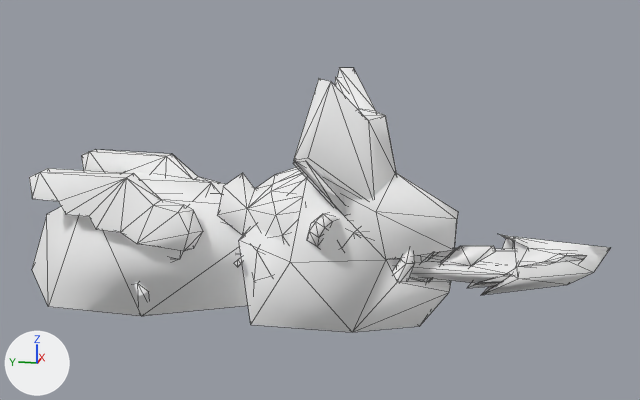
A saved change to the glTF model docs/models/weapons/w04/102.glb.
Before and after are seen from a 50 mm camera at (-3.25, -0.82, 0.81) aimed at (0.02, -0.16, -0.01). Every picture has the same lights, and +X, +Y and +Z are marked at lower left. The picture after the commit comes second. Mesh edges are drawn as thin lines. Vertices at exactly the same position are counted once.

Script lines for the objects in view, before the commit:
```python
me_group_0 = bpy.data.meshes.new('Group[0]')
me_group_0.from_pydata(...)  # 598 vertices, 1119 faces; spans x -0.3..0.3, y -0.64..1.01, z -0.45..0.45
# faces by material slot: [897, 222]
me_group_0.materials.append(mat_xfb__e1_m00_hbg102_env)  # white #ffffff
me_group_0.materials.append(mat_xfb__e0_m00_hbg102_env)  # white #ffffff
me_group_1 = bpy.data.meshes.new('Group[1]')
me_group_1.from_pydata(...)  # 194 vertices, 243 faces; spans x -0.132..0.132, y -1.247..-0.353, z -0.344..-0.099
# faces by material slot: [155, 88]
me_group_1.materials.append(mat_xfb__e1_m00_hbg102_env)  # white #ffffff
me_group_1.materials.append(mat_xfba0__m00_hbg102_emia)  # white #ffffff
me_group_2 = bpy.data.meshes.new('Group[2]')
me_group_2.from_pydata(...)  # 69 vertices, 102 faces; spans x -0.323..0.298, y -0.548..-0.121, z -0.073..0.486
# faces by material slot: [87, 15]
me_group_2.materials.append(mat_xfb__e1_m00_hbg102_env)  # white #ffffff
me_group_2.materials.append(mat_xfba0__m00_hbg102_emia)  # white #ffffff
ob_group_0 = bpy.data.objects.new('Group[0]', me_group_0)
ob_group_0.location = (0.0, 0.0, 0.0)
ob_group_1 = bpy.data.objects.new('Group[1]', me_group_1)
ob_group_1.location = (0.0, 0.0, 0.0)
ob_group_2 = bpy.data.objects.new('Group[2]', me_group_2)
ob_group_2.location = (0.0, 0.0, 0.0)
# also in view: 'Group[100]' at (0.02, 0.2, 0.0)
```
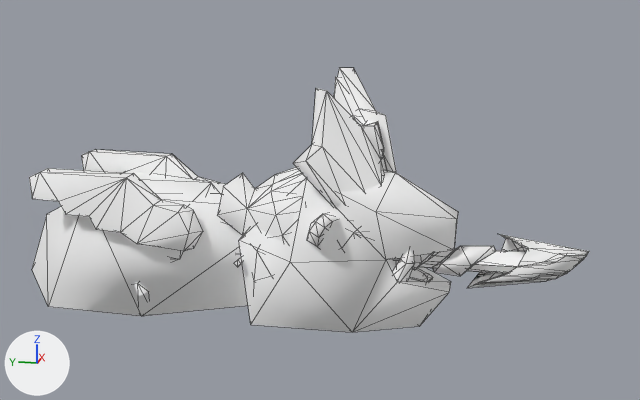
Patch to the scene script:
```diff
--- a/docs/models/weapons/w04/102.glb.py
+++ b/docs/models/weapons/w04/102.glb.py
@@ me_group_1 @@
 # used by ob_group_1; location = (0.0, 0.0, 0.0)
-me_group_1.from_pydata(...)  # 194 vertices, 243 faces; spans x -0.132..0.132, y -1.247..-0.353, z -0.344..-0.099
+me_group_1.from_pydata(...)  # 178 vertices, 217 faces; spans x -0.094..0.093, y -1.173..-0.353, z -0.32..-0.099
+# me_group_1 part 1: the loose piece of 16 vertices spanning x -0.132..0.132, y -1.247..-0.377, z -0.344..-0.106 is deleted
 me_group_1.materials.append(mat_xfb__e1_m00_hbg102_env)
@@ me_group_2 @@
 # used by ob_group_2; location = (0.0, 0.0, 0.0)
-me_group_2.from_pydata(...)  # 69 vertices, 102 faces; spans x -0.323..0.298, y -0.548..-0.121, z -0.073..0.486
+me_group_2.from_pydata(...)  # 59 vertices, 87 faces; spans x -0.298..0.298, y -0.548..-0.121, z -0.073..0.45
+# me_group_2 part 2: the loose piece of 10 vertices spanning x -0.323..-0.001, y -0.464..-0.128, z -0.01..0.486 is deleted
 me_group_2.materials.append(mat_xfb__e1_m00_hbg102_env)
```

Pixel boxes (x1, y1, x2, y2) of what changed, in the pictures (640 x 400 px):
'Group[2]', reshaped
    before: (293, 79, 396, 216)
    after: (293, 88, 385, 208)
'Group[1]', reshaped (10% narrower, 11% shorter)
    before: (394, 234, 610, 295)
    after: (394, 234, 589, 288)
part 1 of me_group_1, deleted
    before: (394, 237, 610, 295)
part 2 of me_group_2, deleted
    before: (293, 79, 396, 216)
